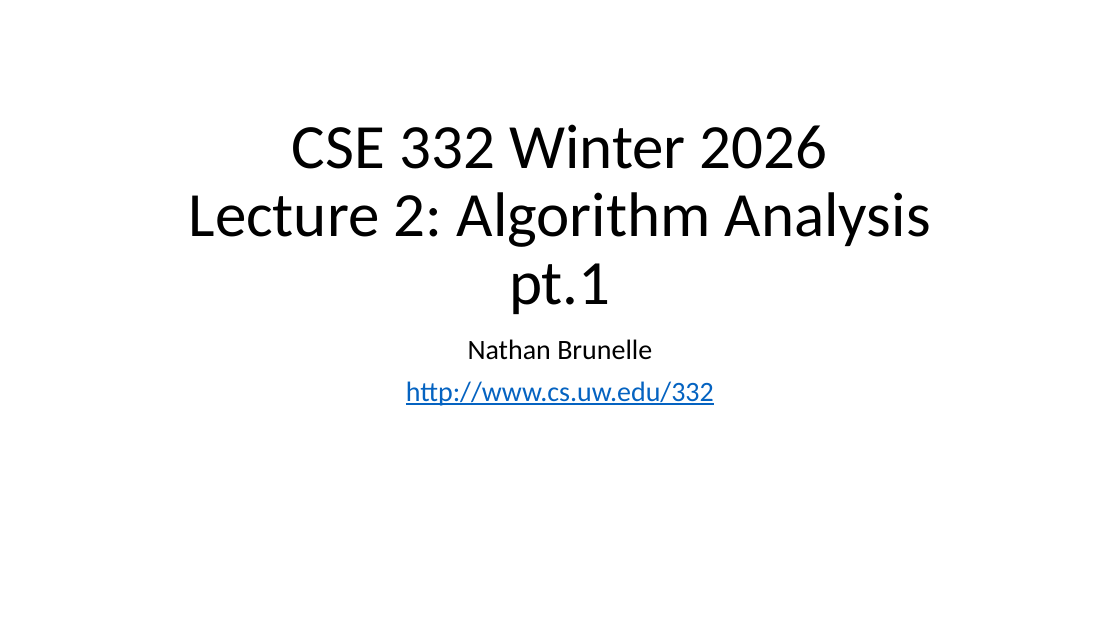
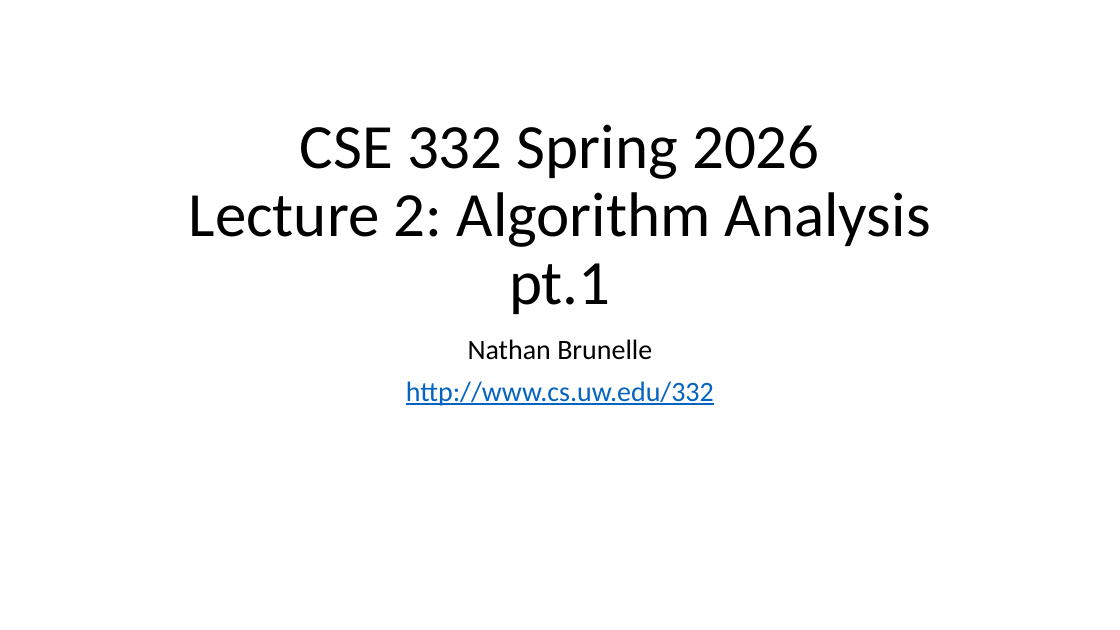
Before and after one commit to natebrunelle/cse332, a slide deck: slide 1 of demo_site/files/slides/lecture2_analysis1_inkb.pptx. Drawn at 1120x630 pixels with LibreOffice and Linux fonts; fonts in the diff are those of the drawing. Boxes give left, top, right and bottom in pixels: in the first picture for what was removed or moved away, otherwise in the second. Text is boxed around its words. In the diff, an @@ line names an element or a change of style, - is before the commit and + after.

```diff
--- a/demo_site/files/slides/lecture2_analysis1_inkb.pptx
+++ b/demo_site/files/slides/lecture2_analysis1_inkb.pptx
@@ title at (189, 124, 931, 314): text changed @@
-CSE 332 Winter 2026
-Lecture 2: Algorithm Analysis pt.1
+CSE 332 Spring 2026
+Lecture 2: Algorithm Analysis pt.1
```
Also in this commit, not shown: 13 other slides changed, 2 slides added, 5 other files.
